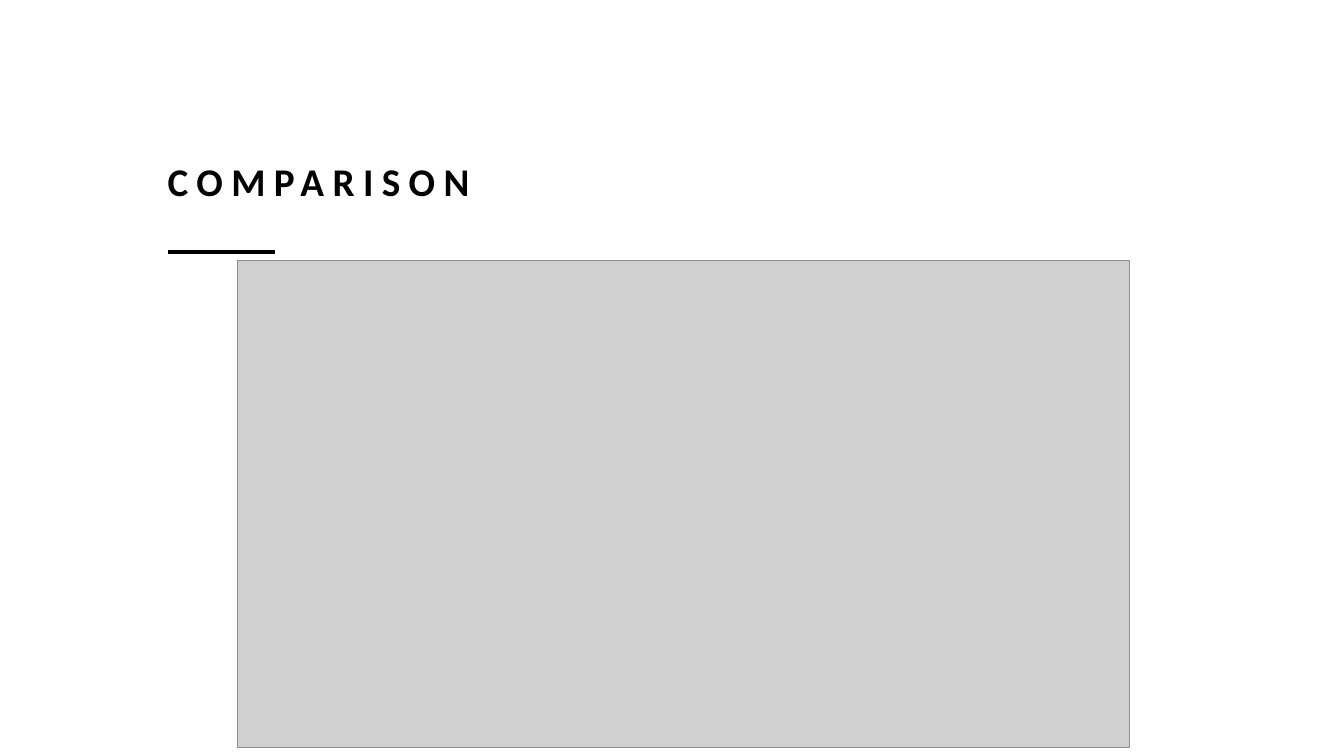
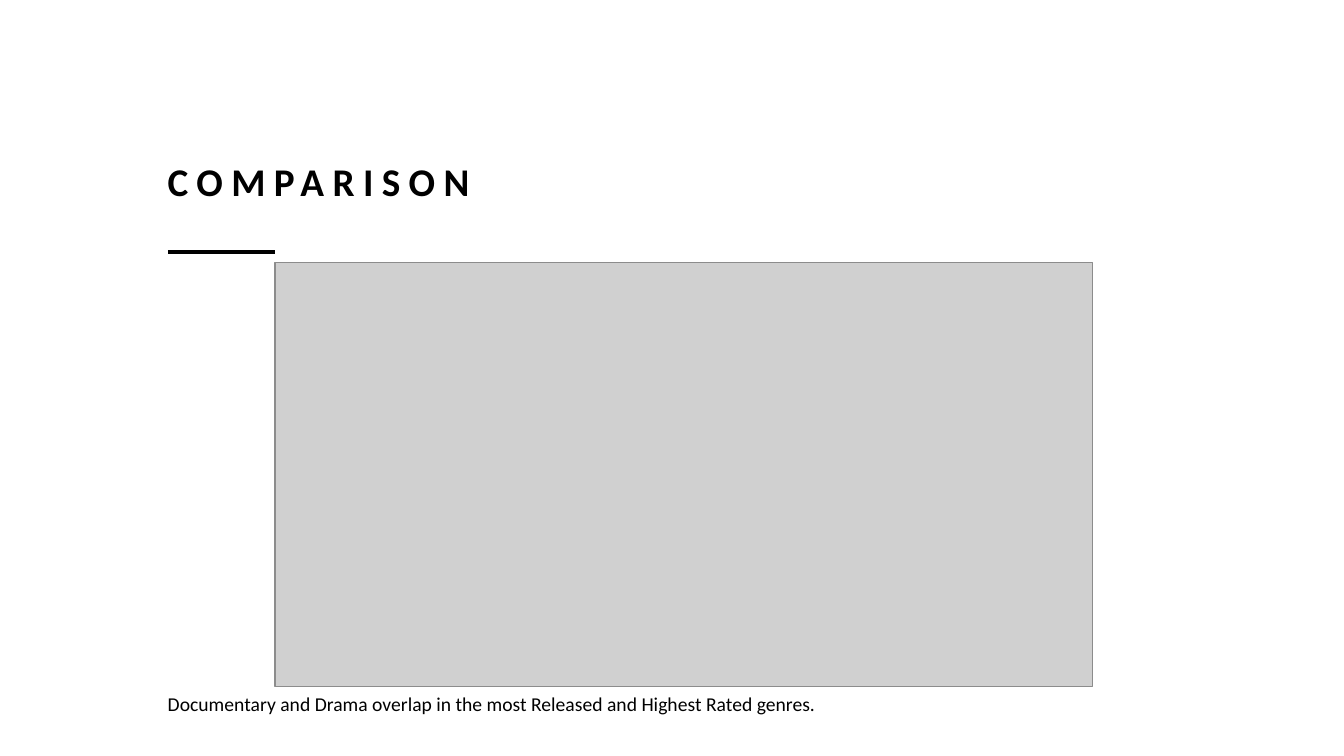
Before and after one commit to rusalka013/microsoft-movie-analysis, a slide deck: slide 11 of Movie_analysis_project.pptx. Drawn at 1344x756 pixels with LibreOffice and Linux fonts; fonts in the diff are those of the drawing; grey boxes stand for pictures. Boxes give left, top, right and bottom in pixels: in the first picture for what was removed or moved away, otherwise in the second. Text is boxed around its words. In the diff, an @@ line names an element or a change of style, - is before the commit and + after.

```diff
--- a/Movie_analysis_project.pptx
+++ b/Movie_analysis_project.pptx
@@ picture: place and size @@
-picture at box(238, 261, 1129, 748)
+picture at box(275, 262, 1093, 687)
@@ text added at box(168, 697, 815, 715), 14 pt, text #000000 @@
+Documentary and Drama overlap in the most Released and Highest Rated genres.
```
Also in this commit, not shown: 1 other file.
